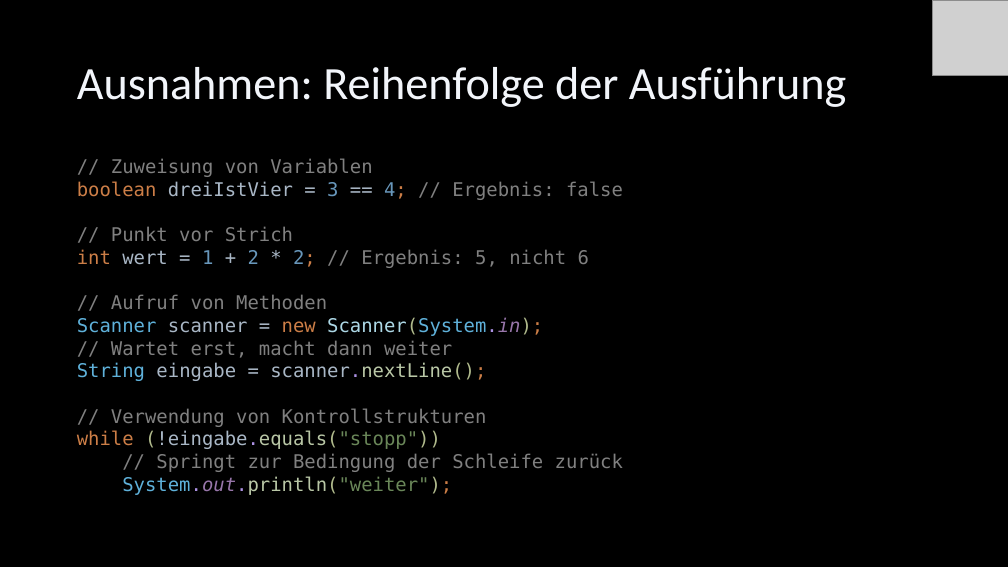
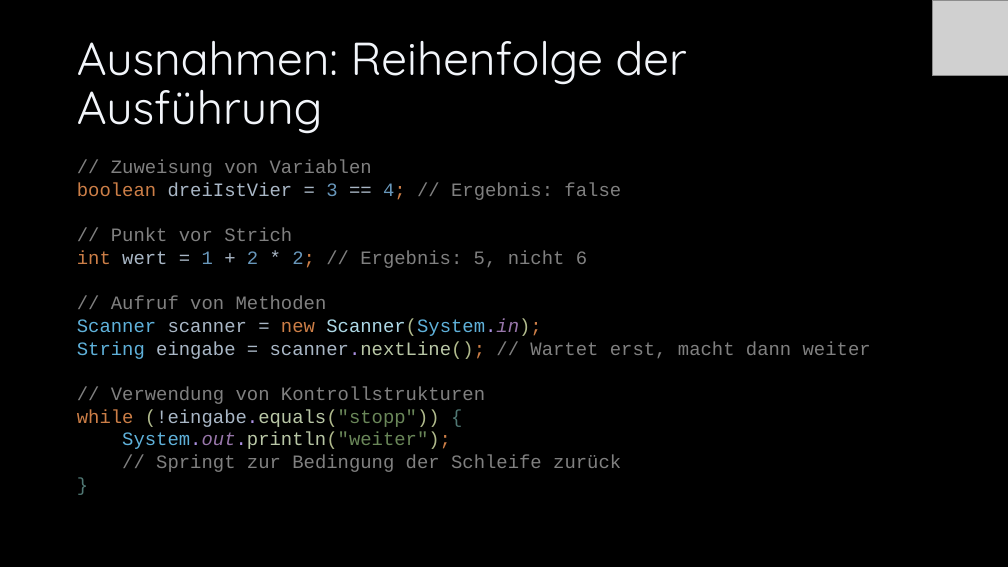
Before and after one commit to Cactusroot/Java, a slide deck: slide 47 of src/Java.pptx (slide 46 before the commit). Drawn at 1008x567 pixels with LibreOffice and Linux fonts; fonts in the diff are those of the drawing; grey boxes stand for pictures. Boxes give left, top, right and bottom in pixels: in the first picture for what was removed or moved away, otherwise in the second. Text is boxed around its words. In the diff, an @@ line names an element or a change of style, - is before the commit and + after.

```diff
--- a/src/Java.pptx
+++ b/src/Java.pptx
@@ title "Ausnahmen: Reihenfolge der Ausführung" at [77, 41, 687, 134]: font Calibri to Quicksand @@
@@ text at [77, 160, 871, 472]: text changed; font DejaVu Sans Mono to Courier New @@
-// Zuweisung von Variablen
-boolean dreiIstVier = 3 == 4; // Ergebnis: false
-// Punkt vor Strich
-int wert = 1 + 2 * 2; // Ergebnis: 5, nicht 6
-// Aufruf von Methoden
-Scanner scanner = new Scanner(System.in);
-// Wartet erst, macht dann weiter
-String eingabe = scanner.nextLine();
-// Verwendung von Kontrollstrukturen
-while (!eingabe.equals("stopp"))
-// Springt zur Bedingung der Schleife zurück
-System.out.println("weiter");
+// Zuweisung von Variablen
+boolean dreiIstVier = 3 == 4; // Ergebnis: false
+// Punkt vor Strich
+int wert = 1 + 2 * 2; // Ergebnis: 5, nicht 6
+// Aufruf von Methoden
+Scanner scanner = new Scanner(System.in);
+String eingabe = scanner.nextLine(); // Wartet erst, macht dann weiter
+// Verwendung von Kontrollstrukturen
+while (!eingabe.equals("stopp")) {
+System.out.println("weiter");
+// Springt zur Bedingung der Schleife zurück
+}
```
Also in this commit, not shown: 98 other slides changed, 4 slides added, 5 other files.
